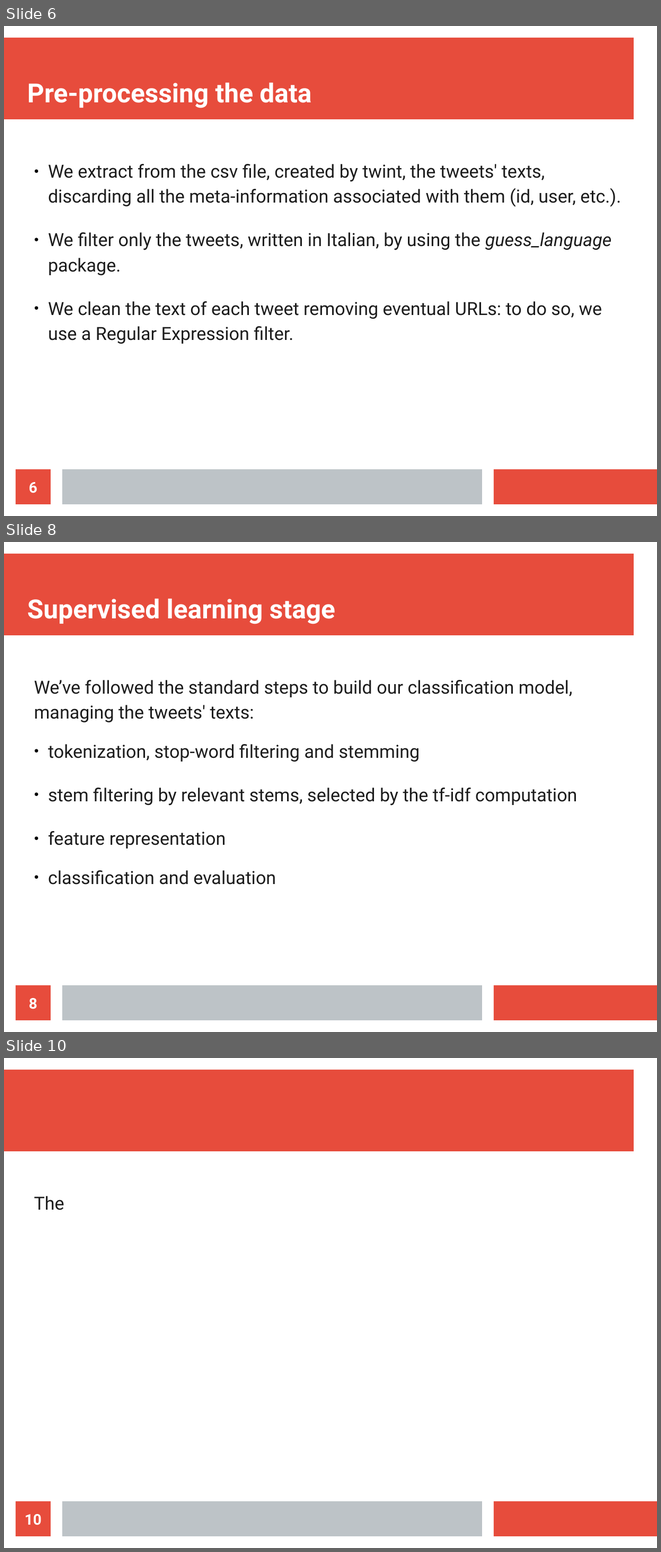
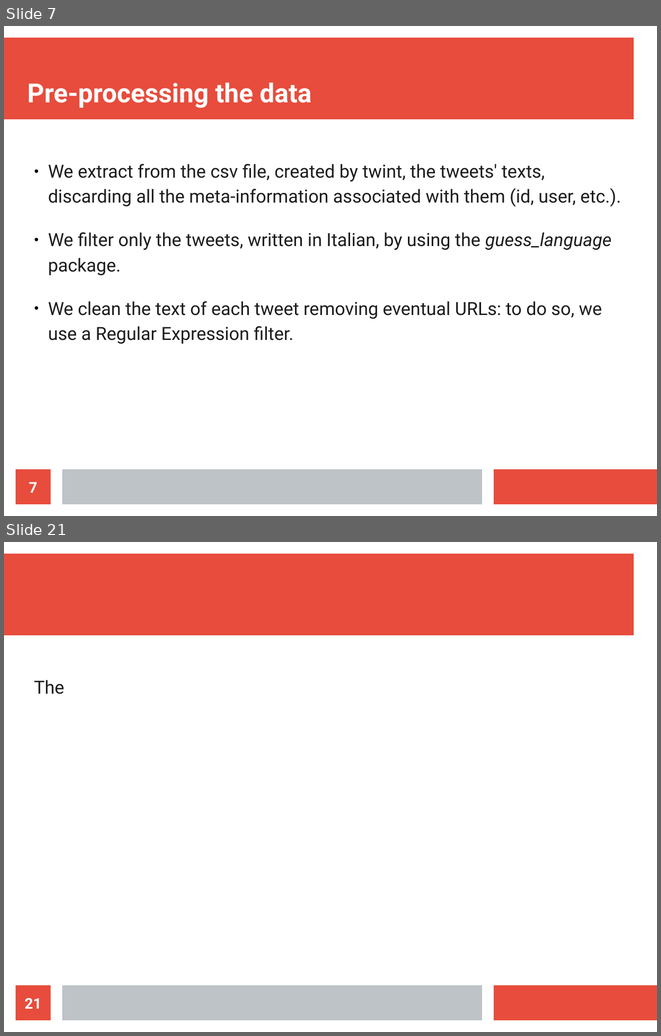
Before and after one commit to MarcoParola/STAD, a slide deck: doc/presentation.odp. Shown one above the other, each under a label of ours: slides 6, 8 and 10 before the commit, slides 7 and 21 after it; the slides between them are not shown. The pictures are 661x1552 and 661x1036 pixels, drawn with LibreOffice and Linux fonts; fonts in the diff are those of the drawing. Boxes give left, top, right and bottom in pixels: in the first picture for what was removed or moved away, otherwise in the second. Text is boxed around its words. In the diff, an @@ line names an element or a change of style, - is before the commit and + after.

```diff
--- a/doc/presentation.odp
+++ b/doc/presentation.odp
@@ slide 8 removed at (4,542,657,1032), background #FFFFFF; not listed: 3 template elements that a slide beside it also shows @@
@@ title removed at (27,598,335,624) @@
-Supervised learning stage
@@ text removed at (34,680,577,884) @@
-We’ve followed the standard steps to build our classification model, managing the tweets' texts:
-● tokenization, stop-word filtering and stemming
-● stem filtering by relevant stems, selected by the tf-idf computation
-● feature representation
-● classification and evaluation
@@ page number removed at (16,985,51,1020) @@
-8
@@ what was slide 6 is now slide 7 @@
@@ page number at (29,482,37,492): text changed @@
-6
+7
@@ what was slide 10 is now slide 21 @@
@@ page number at (25,998,42,1008): text changed @@
-10
+21
```
Also in this commit, not shown: 2 slides changed, 13 slides added, 3 other slides removed.
